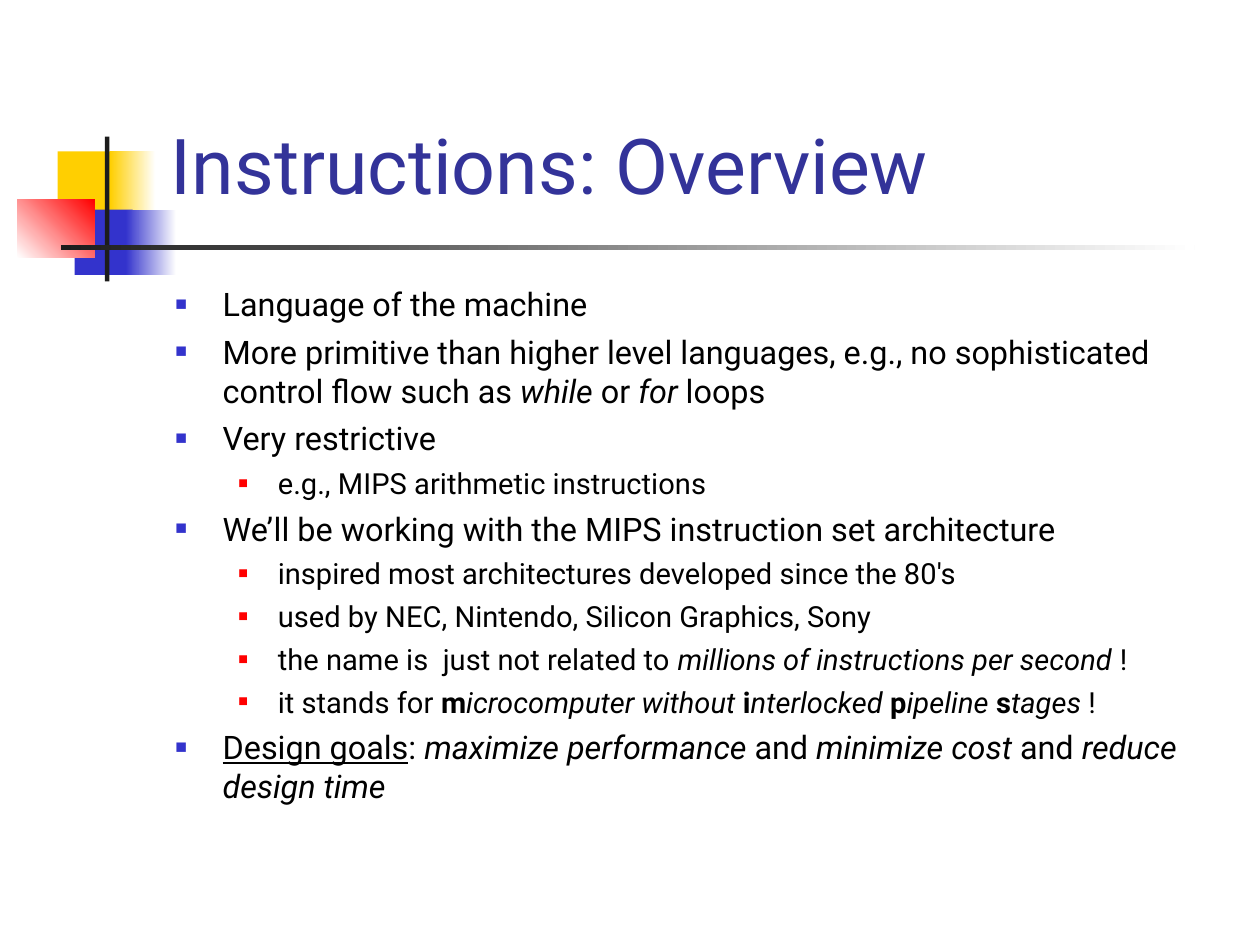
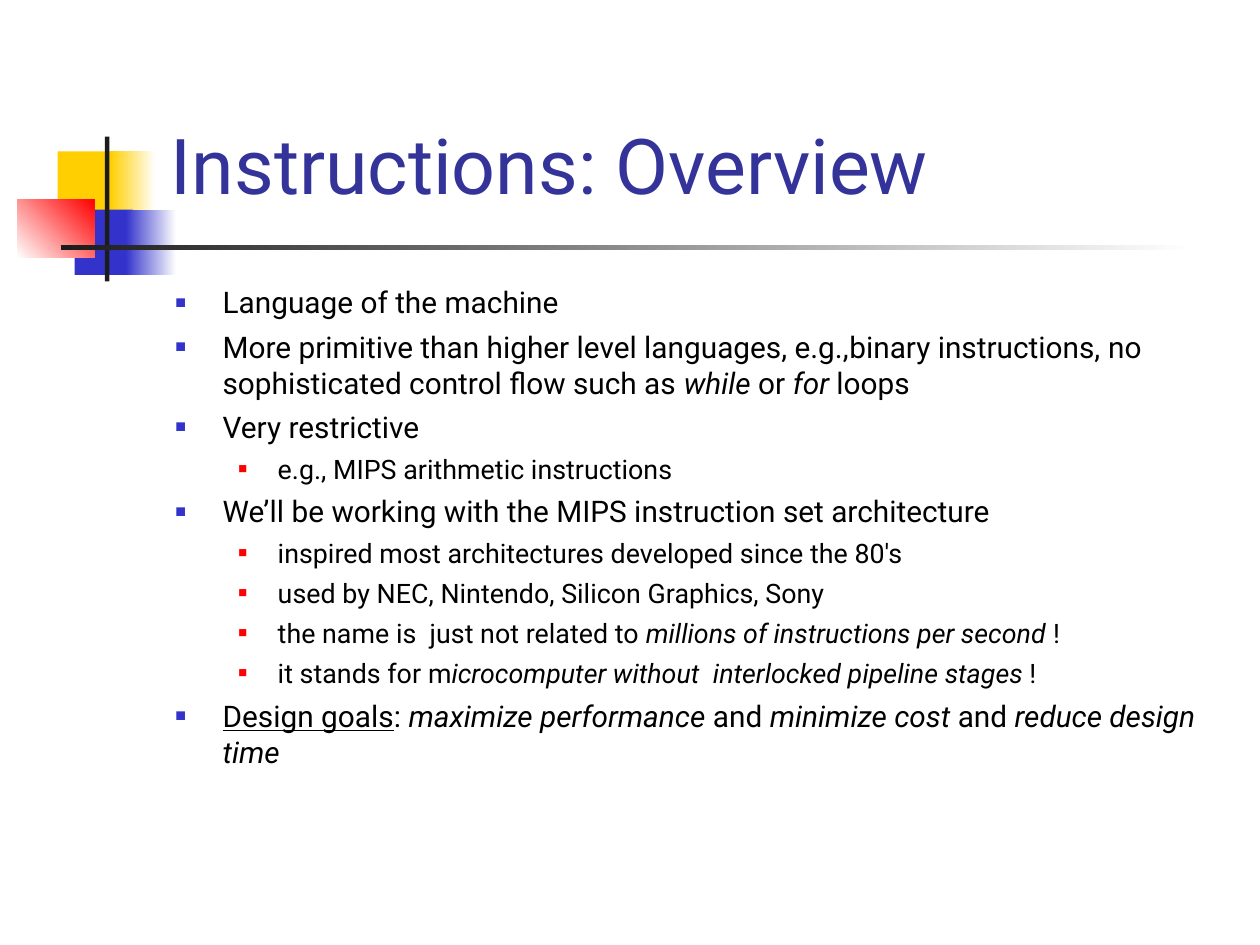
Before and after one commit to RashikRahman/3.2_Notes_AllSub, a slide deck: slide 2 of CSE_317_Computer Architecture/slides/lecture3.ppt. Drawn at 1260x945 pixels with LibreOffice and Linux fonts; fonts in the diff are those of the drawing. Boxes give left, top, right and bottom in pixels: in the first picture for what was removed or moved away, otherwise in the second. Text is boxed around its words. In the diff, an @@ line names an element or a change of style, - is before the commit and + after.

```diff
--- a/CSE_317_Computer Architecture/slides/lecture3.ppt
+++ b/CSE_317_Computer Architecture/slides/lecture3.ppt
@@ text at box(223, 290, 1195, 764): size 18.5 to 17 pt in "Language of the machine", "Very restrictive", "We’ll be working with the MIPS instruction ...", "Design goals: maximize performance and minimize cost ..."; size 16.6 to 15.3 pt in "e.g., MIPS arithmetic instructions", "inspired most architectures developed since the 80's", "used by NEC, Nintendo, Silicon Graphics, Sony", "the name is just not related to ..." and 1 more places; bold off in "microcomputer interlocked pipeline stages"; italic on in "interlocked pipeline stages" @@
@@ text at box(223, 335, 1141, 400): text changed; size 18.5 to 17 pt @@
-■ More primitive than higher level languages, e.g., no sophisticated control flow such as while or for loops
+■ More primitive than higher level languages, e.g.,binary instructions, no sophisticated control flow such as while or for loops
```
Also in this commit, not shown: 1 other slide changed, 12 other files.
